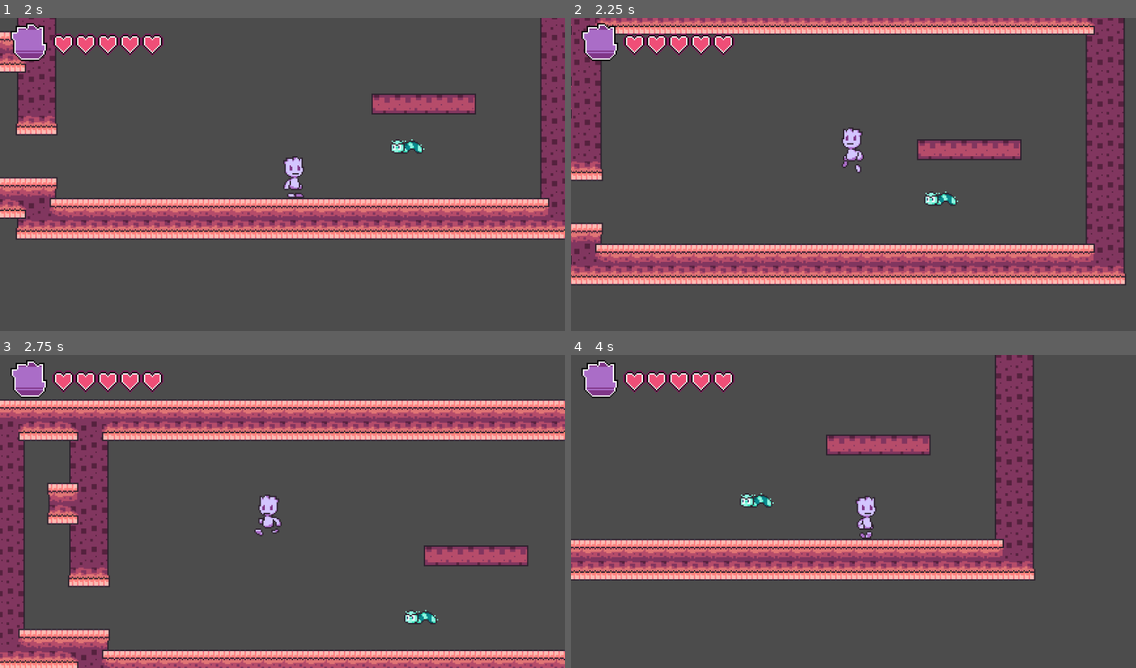
Above: before the commit, frames 1-4 (two rows, left to right).
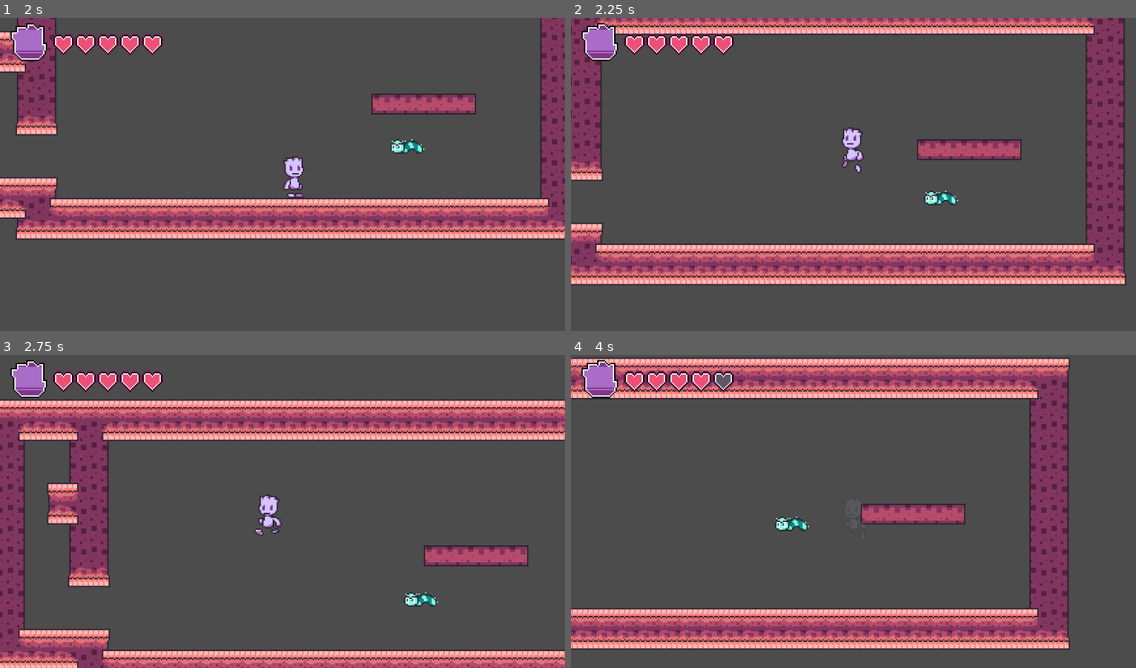
Above: after the commit, the same moments.

Repository: HeartDive-Dev-Team/HeartDive
Game: Godot game, scene res://Rooms/testZone.tscn
Same seed, same stepped clock (60 frames per second), same inputs: the game is played once before the commit and once after it. This scene is started directly instead of the project's main scene.
Inputs:
- Up to frame 1 (2 s): tap Enter (ui_accept) at 0.5, 0.77, 1.52 s; hold Right (ui_right) from 0.53 s (still down); tap A (keyA) at 0.6 s; tap D (keyD) at 1.35 s
- Up to frame 2 (2.25 s): release Right (ui_right) at 2.03 s; hold Left (ui_left) from 2.03 s (still down); hold S (keyS) from 2.03 s (still down)
- Up to frame 3 (2.75 s): keep holding Left (ui_left); keep holding S (keyS)
- Up to frame 4 (4 s): release Left (ui_left) at 2.78 s; release S (keyS) at 2.78 s; hold Right (ui_right) from 2.78 s (still down); tap Shift (keyShift) at 2.85 s; tap Enter (ui_accept) at 3.02, 3.77 s; hold Z (keyZ) from 3.53 s (still down)

Frame 1 is identical in both runs. In frame 2, 0.1% of the frame differs, in the area x 62-69%, y 55-60%; in frame 3, 0.4%; in frame 4, 42%, in the area x 0-89%, y 0-95%.

Commit message:
ENEMIGO VOLADOR PERSEGUIR FUNCANDO 100 DE 100 WOOOOO

Diff:
--- a/Objects/Enemies/flyer-chaser-enemy1.gd
+++ b/Objects/Enemies/flyer-chaser-enemy1.gd
@@ -1,8 +1,7 @@
 extends KinematicBody2D
 
-onready var player = get_node("res://Objects/Player/obj_Player.tscn");
 
-const MULTIPLIER = 10;
+const MULTIPLIER = 10
 var WALKSPD = 8 * MULTIPLIER;
 var velocity = Vector2()
 var direction = "left";
@@ -15,9 +14,11 @@
 var contadorInvencible = 0
 onready var anims = get_node("AnimatedSprite");
 
+var player
+
 var turning = false;
-var chasing = false;
 var chaseCounter = 0;
+var chaseCounterCountdown = true
 var mode = "normal" #Valid modes: "normal", "stun" "dead"
 # Called when the node enters the scene tree for the first time.
 func _ready():
@@ -36,6 +37,10 @@
 	if contadorInvencible > 0:
 		contadorInvencible -= 1
 
+	if(chaseCounter > 0 and chaseCounterCountdown):
+		chaseCounter -= 1
+
+
 	if(mode == "stun"):
 		modulate.a = 0.5;
 		if(contadorStun <= 0):
@@ -51,10 +56,12 @@
 
 		if(get_wall_side() == -1):
 			direction = "right";
+			get_node("Area2D2").position.x = 175
 			if(!turning):
 				turning = true;
 		elif(get_wall_side() == 1):
 			direction = "left";
+			get_node("Area2D2").position.x = -175
 			if(!turning):
 				turning = true;
 	velocity = move_and_slide(velocity, Vector2(0, 0));
@@ -64,15 +71,12 @@
 	elif(get_y_side() == -1 and velocity.y < WALKSPD/2):
 		velocity.y += 2
 
-	if(chaseCounter > 0):
-		chasing = true;
-		chaseCounter -= 1;
+	if (chaseCounter > 0):
+		if (player.position.y > position.y and velocity.y < WALKSPD/2):
+			velocity.y += 3
+		if (player.position.y < position.y and velocity.y > -WALKSPD/2):
+			velocity.y -= 3
 
-	if (chasing):
-		if (player.position.y > position.y and velocity.y < WALKSPD/2):
-			velocity.y += 2
-		if (player.position.y < position.y and velocity.y > WALKSPD/2):
-			velocity.y -= 2
 
 func get_wall_side():
 	if(get_node("colRight").is_colliding()):
@@ -100,10 +104,6 @@
 	if(body.get_name() == "obj_Player"):
 		colisionando = false
 
-func _on_fieldOfView_body_entered(body):
-	if (body.get_name() == "obj_Player"):
-		chaseCounter = 600;
-
 func takeDamage(damageRecived, multiplier):
 	health = health-damageRecived
 	mode = "stun";
@@ -112,3 +112,13 @@
 	velocity.y = -150;
 	if health <= 0:
 		die();
+
+func _on_Area2D2_body_entered(body):
+	if (body.get_name() == "obj_Player"):
+		player = body
+		chaseCounter = 600;
+		chaseCounterCountdown = false
+
+func _on_Area2D2_body_exited(body):
+	if (body.get_name() == "obj_Player"):
+		chaseCounterCountdown = true
--- a/Objects/Enemies/flyer-chaser-enemy1.tscn
+++ b/Objects/Enemies/flyer-chaser-enemy1.tscn
@@ -11,7 +11,7 @@
 extents = Vector2( 29, 9 )
 
 [sub_resource type="RectangleShape2D" id=3]
-extents = Vector2( 161.008, 109.511 )
+extents = Vector2( 156.973, 175.157 )
 
 [node name="flyer-chaser-enemy1" type="KinematicBody2D"]
 collision_layer = 2
@@ -25,6 +25,7 @@
 [node name="hurtBox" type="CollisionShape2D" parent="Area2D"]
 modulate = Color( 0, 0.505882, 1, 1 )
 self_modulate = Color( 0, 0.109804, 1, 1 )
+position = Vector2( 0, 5 )
 shape = SubResource( 1 )
 
 [node name="AnimatedSprite" type="AnimatedSprite" parent="."]
@@ -67,12 +68,14 @@
 "_edit_lock_": true
 }
 
-[node name="fieldOfView" type="Area2D" parent="."]
-position = Vector2( 47.375, -0.625 )
+[node name="Area2D2" type="Area2D" parent="."]
+light_mask = 15375
+collision_mask = 0
 
-[node name="campo" type="CollisionShape2D" parent="fieldOfView"]
-light_mask = 0
-position = Vector2( 152.877, 0.959412 )
+[node name="fieldOfView" type="CollisionShape2D" parent="Area2D2"]
+light_mask = 15375
 shape = SubResource( 3 )
 [connection signal="body_entered" from="Area2D" to="." method="_on_Area2D_body_entered"]
 [connection signal="body_exited" from="Area2D" to="." method="_on_Area2D_body_exited"]
+[connection signal="body_entered" from="Area2D2" to="." method="_on_Area2D2_body_entered"]
+[connection signal="body_exited" from="Area2D2" to="." method="_on_Area2D2_body_exited"]
--- a/Sprites/Resource files/objPlayerSprites.tres
+++ b/Sprites/Resource files/objPlayerSprites.tres
@@ -36,107 +36,107 @@
 
 [sub_resource type="AtlasTexture" id=9]
 atlas = ExtResource( 1 )
-region = Rect2( 0, 144, 30, 36 )
+region = Rect2( 0, 108, 30, 36 )
 
 [sub_resource type="AtlasTexture" id=10]
 atlas = ExtResource( 1 )
-region = Rect2( 30, 144, 30, 36 )
+region = Rect2( 60, 108, 30, 36 )
 
 [sub_resource type="AtlasTexture" id=11]
 atlas = ExtResource( 1 )
-region = Rect2( 0, 180, 30, 36 )
+region = Rect2( 90, 108, 30, 36 )
 
 [sub_resource type="AtlasTexture" id=12]
 atlas = ExtResource( 1 )
-region = Rect2( 30, 180, 30, 36 )
+region = Rect2( 120, 108, 30, 36 )
 
 [sub_resource type="AtlasTexture" id=13]
 atlas = ExtResource( 1 )
-region = Rect2( 60, 180, 30, 36 )
+region = Rect2( 150, 108, 30, 36 )
 
 [sub_resource type="AtlasTexture" id=14]
 atlas = ExtResource( 1 )
-region = Rect2( 0, 36, 30, 36 )
+region = Rect2( 180, 108, 30, 36 )
 
 [sub_resource type="AtlasTexture" id=15]
 atlas = ExtResource( 1 )
-region = Rect2( 30, 36, 30, 36 )
+region = Rect2( 0, 180, 30, 36 )
 
 [sub_resource type="AtlasTexture" id=16]
 atlas = ExtResource( 1 )
-region = Rect2( 60, 36, 30, 36 )
+region = Rect2( 30, 180, 30, 36 )
 
 [sub_resource type="AtlasTexture" id=17]
 atlas = ExtResource( 1 )
-region = Rect2( 90, 36, 30, 36 )
+region = Rect2( 60, 180, 30, 36 )
 
 [sub_resource type="AtlasTexture" id=18]
 atlas = ExtResource( 1 )
-region = Rect2( 0, 252, 30, 36 )
+region = Rect2( 30, 288, 30, 36 )
 
 [sub_resource type="AtlasTexture" id=19]
 atlas = ExtResource( 1 )
-region = Rect2( 30, 252, 30, 36 )
+region = Rect2( 60, 288, 30, 36 )
 
 [sub_resource type="AtlasTexture" id=20]
 atlas = ExtResource( 1 )
-region = Rect2( 30, 288, 30, 36 )
+region = Rect2( 0, 36, 30, 36 )
 
 [sub_resource type="AtlasTexture" id=21]
 atlas = ExtResource( 1 )
-region = Rect2( 60, 288, 30, 36 )
+region = Rect2( 30, 36, 30, 36 )
 
 [sub_resource type="AtlasTexture" id=22]
 atlas = ExtResource( 1 )
-region = Rect2( 0, 72, 30, 36 )
+region = Rect2( 60, 36, 30, 36 )
 
 [sub_resource type="AtlasTexture" id=23]
 atlas = ExtResource( 1 )
-region = Rect2( 60, 72, 30, 36 )
+region = Rect2( 90, 36, 30, 36 )
 
 [sub_resource type="AtlasTexture" id=24]
 atlas = ExtResource( 1 )
-region = Rect2( 90, 72, 30, 36 )
+region = Rect2( 0, 252, 30, 36 )
 
 [sub_resource type="AtlasTexture" id=25]
 atlas = ExtResource( 1 )
-region = Rect2( 120, 72, 30, 36 )
+region = Rect2( 30, 252, 30, 36 )
 
 [sub_resource type="AtlasTexture" id=26]
 atlas = ExtResource( 1 )
-region = Rect2( 150, 72, 30, 36 )
+region = Rect2( 0, 72, 30, 36 )
 
 [sub_resource type="AtlasTexture" id=27]
 atlas = ExtResource( 1 )
-region = Rect2( 180, 72, 30, 36 )
+region = Rect2( 60, 72, 30, 36 )
 
 [sub_resource type="AtlasTexture" id=28]
 atlas = ExtResource( 1 )
-region = Rect2( 210, 72, 30, 36 )
+region = Rect2( 90, 72, 30, 36 )
 
 [sub_resource type="AtlasTexture" id=29]
 atlas = ExtResource( 1 )
-region = Rect2( 0, 108, 30, 36 )
+region = Rect2( 120, 72, 30, 36 )
 
 [sub_resource type="AtlasTexture" id=30]
 atlas = ExtResource( 1 )
-region = Rect2( 60, 108, 30, 36 )
+region = Rect2( 150, 72, 30, 36 )
 
 [sub_resource type="AtlasTexture" id=31]
 atlas = ExtResource( 1 )
-region = Rect2( 90, 108, 30, 36 )
+region = Rect2( 180, 72, 30, 36 )
 
 [sub_resource type="AtlasTexture" id=32]
 atlas = ExtResource( 1 )
-region = Rect2( 120, 108, 30, 36 )
+region = Rect2( 210, 72, 30, 36 )
 
 [sub_resource type="AtlasTexture" id=33]
 atlas = ExtResource( 1 )
-region = Rect2( 150, 108, 30, 36 )
+region = Rect2( 0, 144, 30, 36 )
 
 [sub_resource type="AtlasTexture" id=34]
 atlas = ExtResource( 1 )
-region = Rect2( 180, 108, 30, 36 )
+region = Rect2( 30, 144, 30, 36 )
 
 [resource]
 animations = [ {
@@ -155,38 +155,38 @@
 "name": "idle",
 "speed": 10.0
 }, {
-"frames": [ SubResource( 9 ), SubResource( 10 ) ],
-"loop": true,
-"name": "jump",
-"speed": 5.0
+"frames": [ SubResource( 9 ), SubResource( 10 ), SubResource( 11 ), SubResource( 12 ), SubResource( 13 ), SubResource( 14 ) ],
+"loop": false,
+"name": "punchR",
+"speed": 20.0
 }, {
-"frames": [ SubResource( 11 ), SubResource( 12 ), SubResource( 13 ) ],
+"frames": [ SubResource( 15 ), SubResource( 16 ), SubResource( 17 ) ],
 "loop": false,
 "name": "fall",
 "speed": 20.0
 }, {
-"frames": [ SubResource( 14 ), SubResource( 15 ), SubResource( 16 ), SubResource( 17 ) ],
+"frames": [ SubResource( 18 ), SubResource( 19 ) ],
+"loop": false,
+"name": "punchAir",
+"speed": 5.0
+}, {
+"frames": [ SubResource( 20 ), SubResource( 21 ), SubResource( 22 ), SubResource( 23 ) ],
 "loop": true,
 "name": "walk",
 "speed": 10.0
 }, {
-"frames": [ SubResource( 18 ), SubResource( 19 ) ],
+"frames": [ SubResource( 24 ), SubResource( 25 ) ],
 "loop": true,
 "name": "dash",
 "speed": 30.0
 }, {
-"frames": [ SubResource( 20 ), SubResource( 21 ) ],
-"loop": false,
-"name": "punchAir",
-"speed": 5.0
-}, {
-"frames": [ SubResource( 22 ), SubResource( 23 ), SubResource( 24 ), SubResource( 25 ), SubResource( 26 ), SubResource( 27 ), SubResource( 28 ) ],
+"frames": [ SubResource( 26 ), SubResource( 27 ), SubResource( 28 ), SubResource( 29 ), SubResource( 30 ), SubResource( 31 ), SubResource( 32 ) ],
 "loop": false,
 "name": "punchL",
 "speed": 19.0
 }, {
-"frames": [ SubResource( 29 ), SubResource( 30 ), SubResource( 31 ), SubResource( 32 ), SubResource( 33 ), SubResource( 34 ) ],
-"loop": false,
-"name": "punchR",
-"speed": 20.0
+"frames": [ SubResource( 33 ), SubResource( 34 ) ],
+"loop": true,
+"name": "jump",
+"speed": 5.0
 } ]
Not shown: 1 places in Objects/Enemies/enemigoGusano1.tres that only renumber resources
